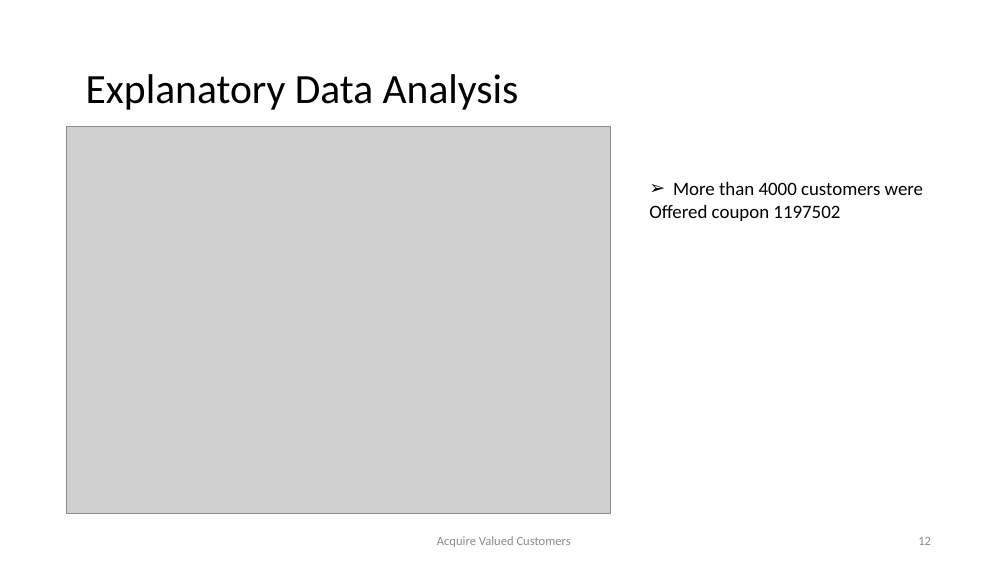
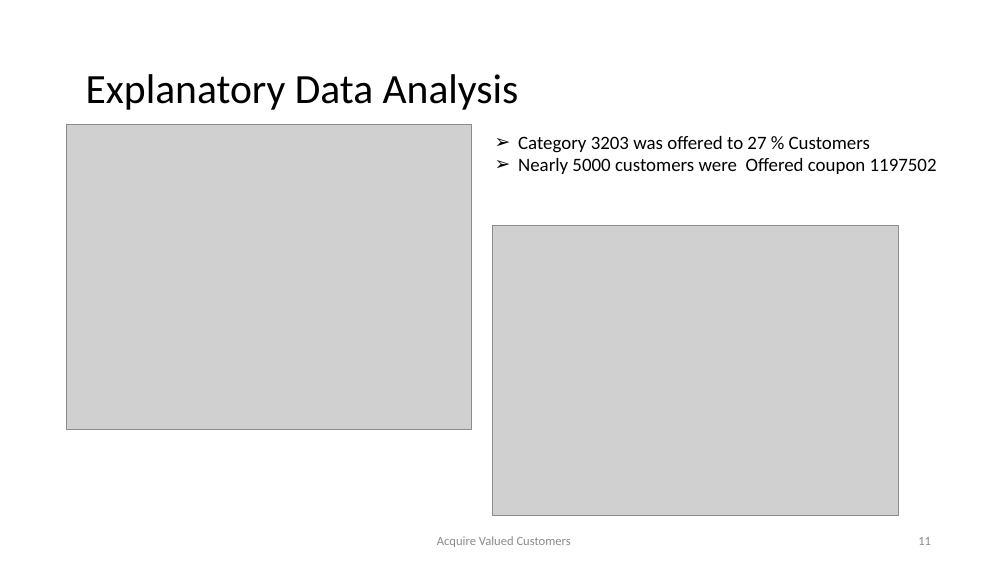
Before and after one commit to samudassir/acquirevaluedcustomers, a slide deck: slide 11 of project_report/project_presentation_II.pptx (slide 12 before the commit). Drawn at 1008x567 pixels with LibreOffice and Linux fonts; fonts in the diff are those of the drawing; grey boxes stand for pictures. Boxes give left, top, right and bottom in pixels: in the first picture for what was removed or moved away, otherwise in the second. Text is boxed around its words. In the diff, an @@ line names an element or a change of style, - is before the commit and + after.

```diff
--- a/project_report/project_presentation_II.pptx
+++ b/project_report/project_presentation_II.pptx
@@ picture added at bbox=[67, 125, 472, 430] @@
@@ text at bbox=[518, 136, 937, 174]: text changed @@
-➢ More than 4000 customers were
-Offered coupon 1197502
+➢ Category 3203 was offered to 27 % Customers
+➢ Nearly 5000 customers were Offered coupon 1197502
@@ picture: place and size @@
-picture at bbox=[67, 127, 610, 514]
+picture at bbox=[492, 226, 899, 516]
```
Also in this commit, not shown: 10 other slides changed, 2 slides removed, 1 other file.
